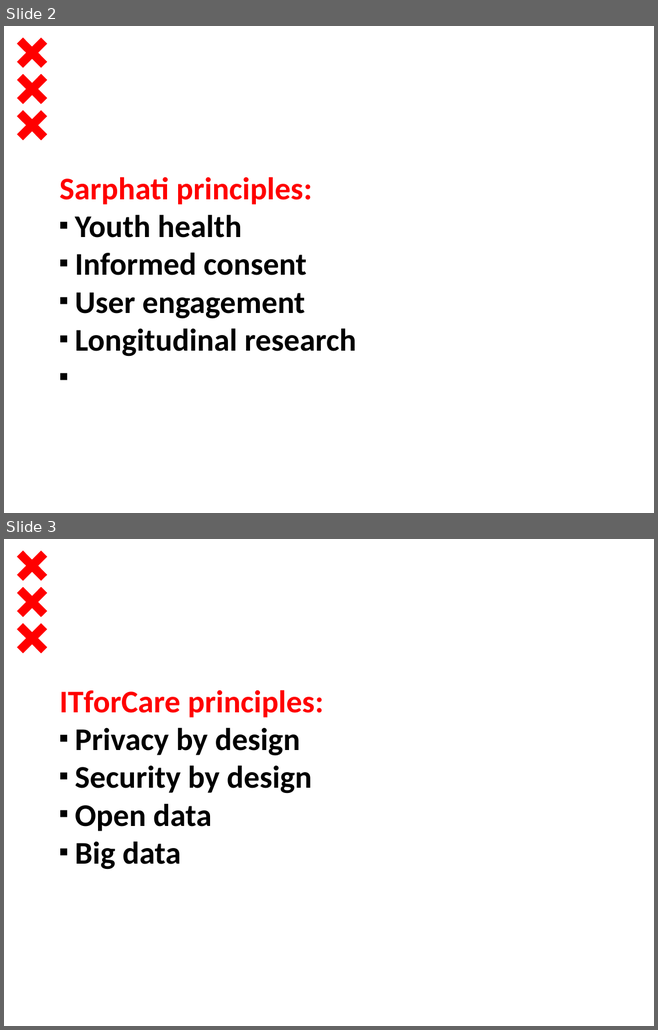
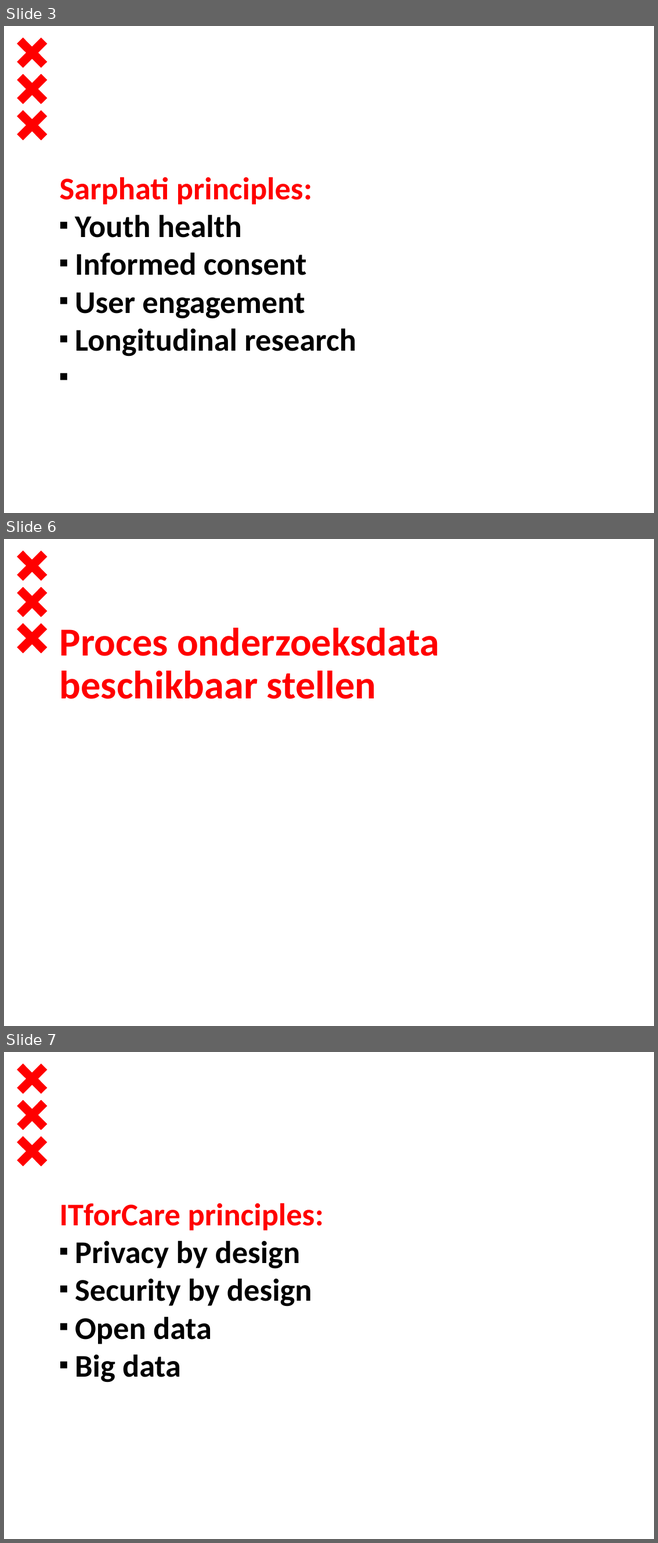
Before and after one commit to dt020/GGD, a slide deck: Architectuurcontext - Sarphati.pptx. Shown one above the other, each under a label of ours: slides 2 and 3 before the commit, slides 3, 6 and 7 after it; the slides between them are not shown. The pictures are 658x1030 and 658x1543 pixels, drawn with LibreOffice and Linux fonts; fonts in the diff are those of the drawing; background and template pictures are left out. Boxes give left, top, right and bottom in pixels: in the first picture for what was removed or moved away, otherwise in the second. Text is boxed around its words. In the diff, an @@ line names an element or a change of style, - is before the commit and + after.

```diff
--- a/Architectuurcontext - Sarphati.pptx
+++ b/Architectuurcontext - Sarphati.pptx
@@ slide 6 added at (4,539,654,1026), background #FFFFFF; not listed: 3 template elements that a slide beside it also shows @@
@@ title added at (60,628,439,699), 44 pt, text #FF0000, bold @@
+Proces onderzoeksdata beschikbaar stellen
@@ what was slide 2 is now slide 3 @@
@@ what was slide 3 is now slide 7 @@
```
Also in this commit, not shown: 3 other slides added.
